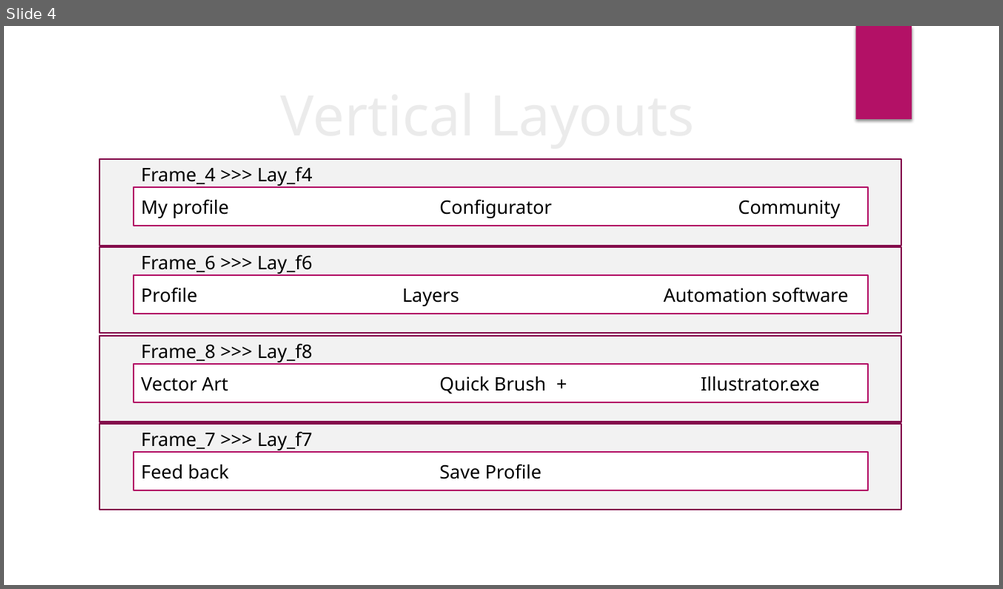
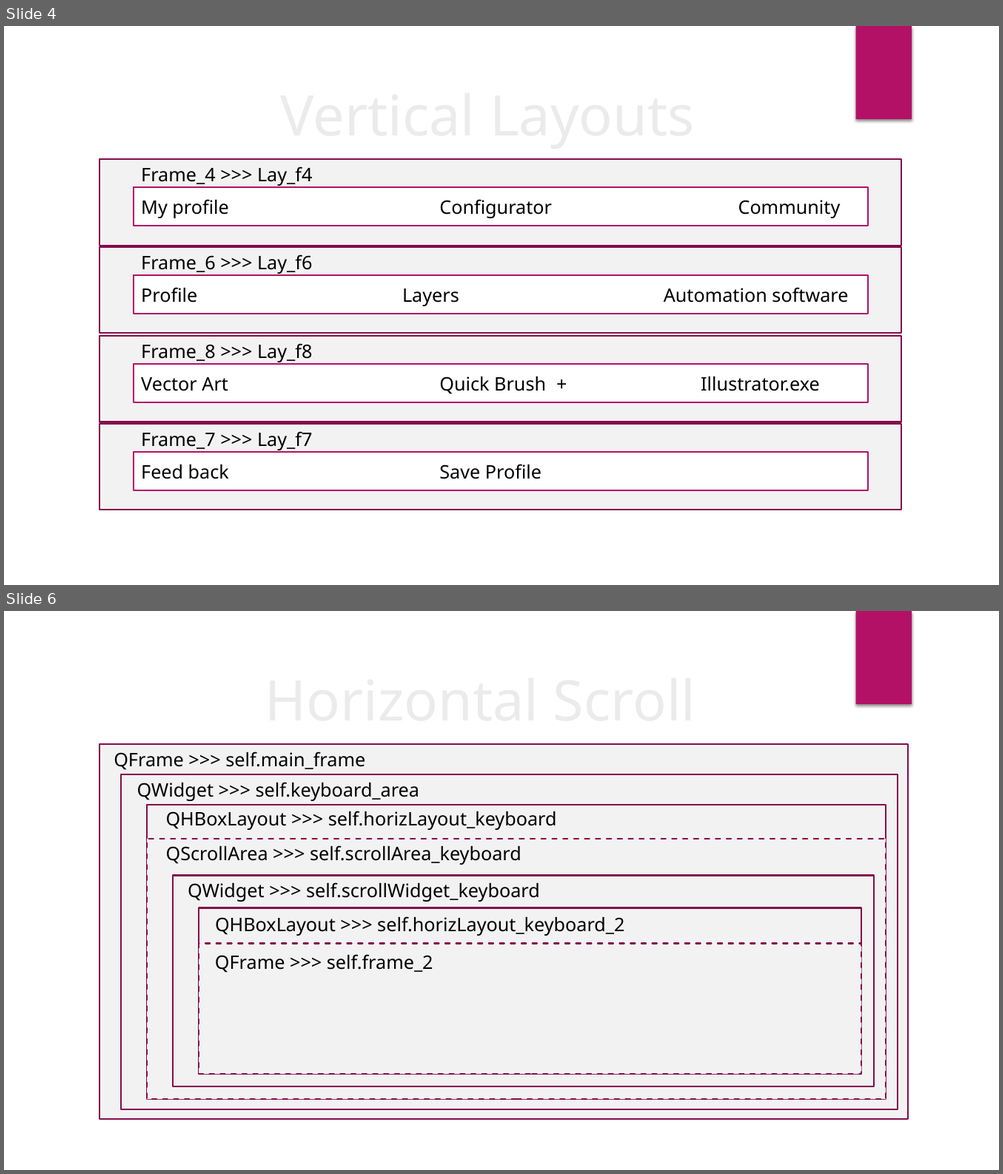
Before and after one commit to hackerspacekarachi/NoMad_project, a slide deck: NoMad Project.pptx. Shown one above the other, each under a label of ours: slide 4 before the commit, slides 4 and 6 after it; the slides between them are not shown. The pictures are 1003x589 and 1003x1174 pixels, drawn with LibreOffice and Linux fonts; fonts in the diff are those of the drawing; background and template pictures are left out. Boxes give left, top, right and bottom in pixels: in the first picture for what was removed or moved away, otherwise in the second. Text is boxed around its words. In the diff, an @@ line names an element or a change of style, - is before the commit and + after.

```diff
--- a/NoMad Project.pptx
+++ b/NoMad Project.pptx
@@ slide 6 added at <box>4,611,999,1170</box>, background picture (left out); not listed: 1 template element that a slide beside it also shows @@
@@ title added at <box>121,649,854,735</box>, 54 pt, text #EBEBEB @@
+Horizontal Scroll
@@ rectangle added at <box>99,744,908,1120</box>, fill #F2F2F2, outline #840D4B 1.5 pt @@
@@ text added at <box>114,752,365,770</box>, 18 pt, text #000000 @@
+QFrame >>> self.main_frame
@@ rectangle added at <box>121,775,898,1111</box>, fill #F2F2F2, outline #840D4B 1.5 pt @@
@@ text added at <box>137,782,420,801</box>, 18 pt, text #000000 @@
+QWidget >>> self.keyboard_area
@@ rectangle added at <box>148,805,886,1099</box>, fill #F2F2F2, outline #840D4B 1.5 pt @@
@@ text added at <box>166,811,557,830</box>, 18 pt, text #000000 @@
+QHBoxLayout >>> self.horizLayout_keyboard
@@ rectangle added at <box>148,839,886,1099</box>, fill #F2F2F2, outline #840D4B 1.5 pt dashed @@
@@ text added at <box>166,846,521,865</box>, 18 pt, text #000000 @@
+QScrollArea >>> self.scrollArea_keyboard
@@ rectangle added at <box>173,876,874,1087</box>, fill #F2F2F2, outline #840D4B 1.5 pt @@
@@ text added at <box>188,883,540,902</box>, 18 pt, text #000000 @@
+QWidget >>> self.scrollWidget_keyboard
@@ rectangle added at <box>199,908,861,1074</box>, fill #F2F2F2, outline #840D4B 1.5 pt @@
@@ text added at <box>215,917,624,936</box>, 18 pt, text #000000 @@
+QHBoxLayout >>> self.horizLayout_keyboard_2
@@ rectangle added at <box>199,944,861,1074</box>, fill #F2F2F2, outline #840D4B 1.5 pt dashed @@
@@ text added at <box>215,954,433,973</box>, 18 pt, text #000000 @@
+QFrame >>> self.frame_2
```
Also in this commit, not shown: 1 other slide added, 1 other file.
